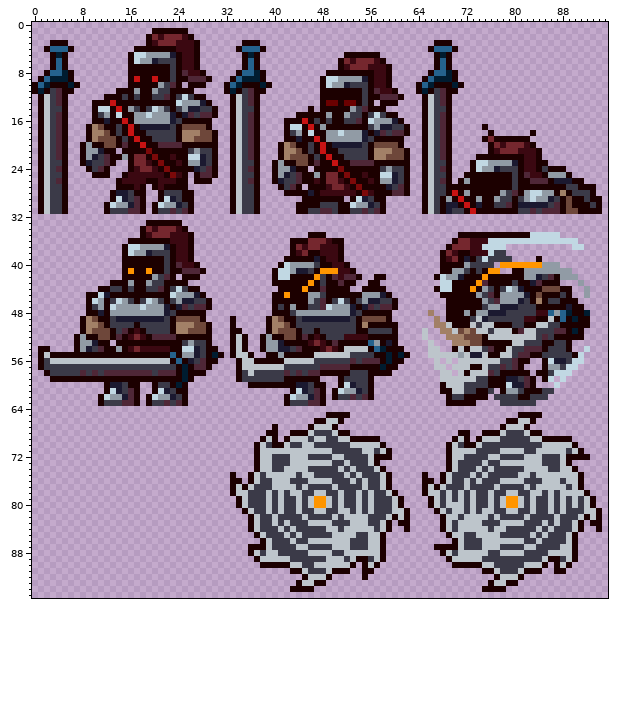
Sprite sheet: Assets/Sprites/Actors/KnightBoss.png. Above: the version before the commit.
The file is 96x96 pixels. Colours within 5 levels of each other are drawn and written as one.
Now the later version:
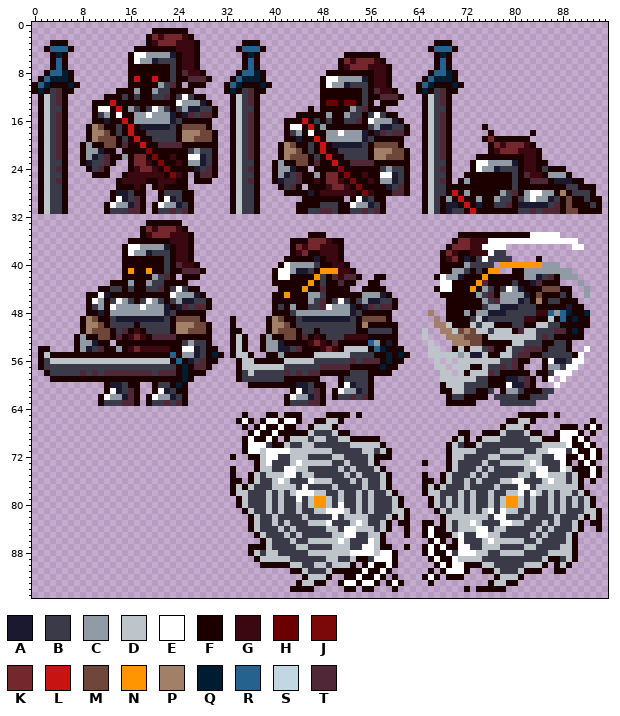
Palette (. is transparent): A #1b1930  B #3b3a48  C #919ba5  D #bdc5cb  E #ffffff  F #1c0000  G #3b0811  H #6b0000  J #7c0909  K #75272e  L #c81313  M #6e473a  N #ff9500  P #a28067  Q #001c30  R #25628d  S #c1d8e3  T #4f2737
Change:
y 5: x 17..18 SS -> EE
y 6: x 17 S -> E
y 9: x 49..50 SS -> EE
y 10: x 49 S -> E
y 12: x 25 S -> E
y 13: x 24 S -> E
y 14: x 11..12 SS -> EE; x 20 S -> E
y 15: x 14 S -> E; x 19 S -> E; x 57 S -> E
y 16: x 56 S -> E
y 17: x 43..44 SS -> EE
y 18: x 46 S -> E; x 51 S -> E
y 22: x 26..27 SS -> EE
y 23: x 74..75 SS -> EE
y 24: x 74 S -> E
y 25: x 58..59 SS -> EE
y 28: x 83..84 SS -> EE
y 29: x 14 S -> E; x 22 S -> E; x 54 S -> E; x 83 S -> E
y 30: x 13 S -> E; x 21 S -> E; x 53 S -> E
y 35: x 83..87 SSSSS -> EEEEE
y 36: x 76..90 SSSSSSSSSSSSSSS -> EEEEEEEEEEEEEEE
y 37: x 16..17 SS -> EE; x 75..78 SSSS -> EEEE; x 90..91 SS -> EE
y 38: x 16 S -> E; x 76 S -> E
y 39: x 75 S -> E
y 40: x 42 S -> E
y 41: x 41..42 SS -> EE
y 42: x 41..42 SS -> EE; x 68 S -> E
y 43: x 68..69 SS -> EE
y 44: x 24 S -> E; x 68..69 SS -> EE; x 79 S -> E
y 45: x 11 S -> E; x 23 S -> E
y 46: x 10 S -> E; x 14 S -> E; x 19 S -> E; x 51 S -> E
y 47: x 13 S -> E; x 18 S -> E; x 49 S -> E
y 54: x 25..26 SS -> EE; x 92 S -> E
y 55: x 91 S -> E
y 56: x 86 S -> E; x 90..91 SS -> EE
y 57: x 89..90 SS -> EE
y 58: x 87..89 SSS -> EEE
y 59: x 86 S -> E; x 88 S -> E
y 60: x 52 S -> E; x 79 S -> E; x 87 S -> E
y 61: x 13 S -> E; x 21 S -> E; x 44 S -> E; x 51 S -> E
y 62: x 12 S -> E; x 20 S -> E; x 43 S -> E
y 65: x 35 . -> F; x 39..40 .. -> FF; x 42..44 ... -> FFF; x 54 . -> F; x 85 . -> F; x 87 . -> F
y 66: x 34..36 ... -> FEF; x 38..44 ....... -> FEEFEEF; x 93 . -> F
y 67: x 35 . -> F; x 37..39 ... -> FEF; x 41..43 ... -> EFF; x 88..90 ... -> FFF; x 92..94 ... -> FEF
y 68: x 36..38 ... -> FEF; x 40..42 F.. -> EFF; x 87..91 ..... -> FEEEF; x 93 . -> F
y 69: x 35..37 ... -> FEF; x 39 D -> E; x 88..92 FF... -> EEFEF
y 70: x 35..38 ..FD -> FEEE; x 89 D -> E; x 91..93 ... -> FEF
y 71: x 35..37 ..F -> FEE; x 39..42 DDDD -> EEEE; x 86..88 DDD -> EEE; x 90 D -> E; x 92..94 ... -> FEF
y 72: x 33 . -> F; x 36 . -> F; x 39..40 DB -> EE; x 87..88 BD -> EE; x 91 F -> E; x 93..94 .. -> EF
y 73: x 39 D -> E; x 44 D -> E; x 65 . -> F; x 83 D -> E; x 88 D -> E; x 91..93 ... -> FEF
y 74: x 33 . -> F; x 42..43 DD -> EE; x 84..85 DD -> EE; x 88 D -> E; x 91..94 .... -> FFEF
y 75: x 42..43 DD -> EE; x 84..85 DD -> EE; x 89 D -> B; x 92..94 ... -> FEF
y 76: x 41 D -> E; x 46 D -> E; x 80..81 DD -> EE; x 86 D -> E; x 88..89 BD -> DB; x 93 . -> F
y 77: x 45 D -> E; x 81..82 BD -> EE; x 89 B -> D
y 78: x 44..46 DBB -> EEE; x 69 D -> B; x 81 B -> E; x 83 D -> E; x 90 D -> B
y 79: x 44 D -> E
y 80: x 51 D -> E; x 70 D -> B
y 81: x 49..51 BBD -> EEE; x 76 D -> E; x 78 B -> E
y 82: x 50 D -> E; x 71 B -> D; x 77..78 DB -> EE
y 83: x 49 D -> E; x 54 D -> E; x 65..66 .. -> FF; x 73 D -> E; x 78..79 DD -> EE
y 84: x 52..53 DD -> EE; x 65..67 ... -> FEF; x 74..75 DD -> EE
y 85: x 52..53 DD -> EE; x 62 . -> F; x 65..68 .... -> FEFF; x 71 D -> E; x 74..75 DD -> EE
y 86: x 51 D -> E; x 56 D -> E; x 66..68 ... -> FEF; x 71 D -> E; x 76 D -> E
y 87: x 55..56 BD -> EE; x 59 . -> F; x 62 . -> F; x 65..66 .. -> FE; x 68 F -> E; x 71..72 DB -> EE
y 88: x 50..51 BB -> DD; x 53..56 DDDD -> EEEE; x 58..60 F.. -> EEF; x 65..67 ... -> FEF; x 69 D -> E; x 71..73 DDD -> EEE
y 89: x 51 D -> B; x 57..60 DF.. -> EEEF; x 66..68 ... -> FEF; x 70 D -> E
y 90: x 49 D -> B; x 56 D -> E; x 58..60 ... -> FEF; x 67..71 ...FF -> FEFEE
y 91: x 53..55 ..F -> FFE; x 57..59 ... -> FEF; x 66 . -> F; x 68..72 ..... -> FEEEF
y 92: x 52..54 ... -> FFE; x 56..58 ... -> FEF; x 60 . -> F; x 65..67 ... -> FEF; x 69..71 ... -> FFF
y 93: x 51..57 ....... -> FEEFEEF; x 59..61 ... -> FEF; x 66 . -> F
y 94: x 52..53 .. -> FF; x 55..56 .. -> FF; x 60 . -> F; x 72 . -> F; x 74 . -> F
